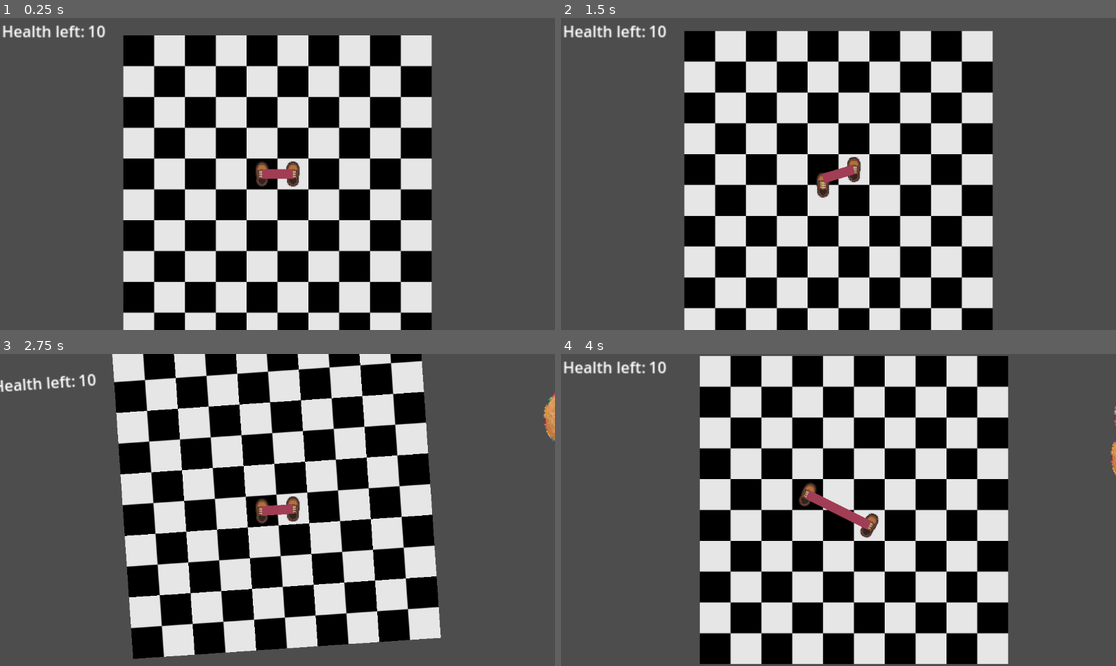
Above: before the commit, frames 1-4 (two rows, left to right).
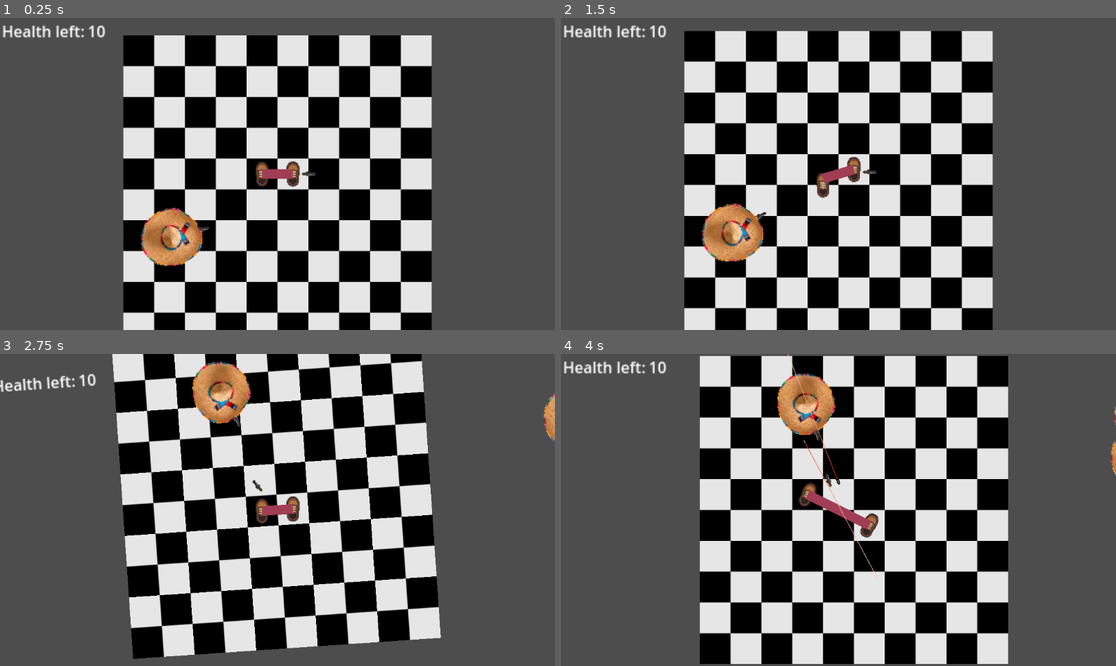
Above: after the commit, the same moments.

Repository: Meatplanter/Kelp_44
Game: Godot game, scene res://game.tscn
Two runs of this game, one before a commit and one after it. Both use one fixed random seed, a clock stepped at 60 frames per second and the inputs below.
Inputs:
- Up to frame 1 (0.25 s): no input
- Up to frame 2 (1.5 s): hold D (LS_move_right) 0.53-1.28 s; hold M (ChangeMode) 0.53-1.28 s; hold X (LS_move_down) from 1.28 s (still down); tap M (ChangeMode) at 1.35 s
- Up to frame 3 (2.75 s): release X (LS_move_down) at 2.03 s; hold D (LS_move_right) from 2.03 s (still down); hold M (ChangeMode) from 2.03 s (still down)
- Up to frame 4 (4 s): release D (LS_move_right) at 2.78 s; release M (ChangeMode) at 2.78 s; hold Q (LS_move_leftup) 2.78-3.53 s; tap M (ChangeMode) at 2.85 s; hold A (LS_move_left) from 3.53 s (still down); hold M (ChangeMode) from 3.53 s (still down)

The runs differ from the first frame. In frame 1, 1.7% of the frame differs, in the area x 25-57%, y 49-80%; in frame 2, 1.7%; in frame 3, 1.7%; in frame 4, 1.8%, in the area x 38-58%, y 0-73%.

Commit message:
Kopia zapasowa przed grzebaniem w celowaniu

Diff:
--- a/CharBody.gd
+++ b/CharBody.gd
@@ -32,9 +32,10 @@
 	var directional = get_point_position(1)-get_point_position(0)
 	var normal = Vector2(-directional.y,directional.x).normalized()
 	focus = midpoint + normal * -512
+	Global.focus = focus
 	bodylength = get_point_position(0).distance_to(get_point_position(1))
 	cameraCounter = int(midpoint.angle_to_point(focus) * 180 / PI) #przekształcanie radianów na stopnie licząc od osi X
-
+	Global.orientation = midpoint.angle_to_point(focus)
 	collision_shape.shape.a = %LeftShoe.global_position
 	collision_shape.shape.b = %RightShoe.global_position
 
--- a/CharBody.tscn
+++ b/CharBody.tscn
@@ -75,6 +75,7 @@
 
 [node name="LabelBulletsDodged" type="Label" parent="CharBody/Marker2D/GameOver/ColorRect"]
 visible = false
+layout_mode = 0
 offset_left = 364.0
 offset_top = 434.0
 offset_right = 736.0
--- a/game.tscn
+++ b/game.tscn
@@ -1,7 +1,8 @@
-[gd_scene load_steps=7 format=4 uid="uid://i7ssqk3udw6h"]
+[gd_scene load_steps=8 format=4 uid="uid://i7ssqk3udw6h"]
 
 [ext_resource type="Texture2D" uid="uid://3sssh4smi3wv" path="res://Assets/Resized.png" id="1_e2o6t"]
 [ext_resource type="Script" uid="uid://cxp434ialc278" path="res://game.gd" id="1_fc0e3"]
+[ext_resource type="PackedScene" uid="uid://bqhvigu27dsbf" path="res://enemy.tscn" id="4_fc0e3"]
 [ext_resource type="PackedScene" uid="uid://vpi5u34tocl" path="res://CharBody.tscn" id="5_7jktm"]
 
 [sub_resource type="TileSetAtlasSource" id="TileSetAtlasSource_fc0e3"]
@@ -45,5 +46,8 @@
 wait_time = 2.0
 autostart = true
 
+[node name="Enemy2" parent="." instance=ExtResource("4_fc0e3")]
+position = Vector2(-94, 65)
+
 [connection signal="timeout" from="BulletSpawnTime" to="." method="_on_bullet_spawn_time_timeout"]
 [connection signal="timeout" from="SlomoBulletSpawnTime" to="." method="_on_slomo_bullet_spawn_time_timeout"]
--- a/global.gd
+++ b/global.gd
@@ -1,33 +1,41 @@
 extends Node
+
+#game
+var normalTime = 1.0
+var bulletTime = 0.05
 
 var CharBodyNode = null
 var RightShoeNode = null
 var LeftShoeNode = null
-
-#game
 var gameMode = 0 # 0 = spawn bullets 1 = spawn enemies
 var bulletsDodged = 0
 var enemiesKilled = 0
 var gameSpeed = 1.0
-var normalTime = 1.0
-var bulletTime = 0.05
+
 
 #player
+var playerHealth = 10
+
 var midpoint = Vector2(0,16)
-var playerHealth = 10
+var focus = Vector2(0,0)
+var orientation = 0.0 #angle midpointo to focus
+
 
 #movement
 var moveTime = 0.4
 var moveDistance = 32
+
 var leftMoving = false
 var rightMoving = false
 var canMove = true
+
 
 #gun & bullets
 var aimingSpeed = 1
 var bulletSpeed = 200
 var bulletRange = 1000
 
+
 #enemy
-var enemyHealth = 2
+var enemyHealth = 10
 var enemyRange = 300
--- a/gun.gd
+++ b/gun.gd
@@ -4,9 +4,30 @@
 var aimingSpeed = Global.aimingSpeed
 var enemyRange = Global.enemyRange
 
+var targetEnemy
+var clamped_angle
+
 func shortest_angle(from: float, to: float) -> float:
 	var delta = fmod(to - from + PI, TAU) - PI
 	return from + delta
+
+# Utility function to check if an angle is between two others (with wraparound support)
+func is_angle_between(angle: float, start: float, end: float) -> bool:
+	angle = wrapf(angle, -PI, PI)
+	start = wrapf(start, -PI, PI)
+	end = wrapf(end, -PI, PI)
+
+	if start <= end:
+		return start <= angle and angle <= end
+	else:
+		# Wrapping around the ±PI boundary
+		return angle >= start or angle <= end
+
+func closest_clamped_angle(angle: float, min_angle: float, max_angle: float) -> float:
+	var angle_dist_to_min = abs(shortest_angle(angle, min_angle))
+	var angle_dist_to_max = abs(shortest_angle(angle, max_angle))
+	return min_angle if angle_dist_to_min < angle_dist_to_max else max_angle
+
 
 func _physics_process(delta: float) -> void:
 	if get_parent().has_meta("Enemy"): #enemy has gun, points it at player
@@ -24,12 +45,23 @@
 		var enemiesInRange = get_overlapping_bodies()
 		if enemiesInRange.size() > 0: #enemy in range
 			show()
-			var targetEnemy = enemiesInRange.front()
-			var target_angle = Global.midpoint.angle_to_point(targetEnemy.global_position)
+			targetEnemy = enemiesInRange.front()
+			var target_angle = wrapf(Global.midpoint.angle_to_point(targetEnemy.global_position), -PI, PI)
+			var half_fov = PI / 2  # 90 degrees field of view from orientation
+			var orientation = wrapf(Global.orientation, -PI, PI)
+
+			var min_angle = wrapf(orientation - half_fov, -PI, PI)
+			var max_angle = wrapf(orientation + half_fov, -PI, PI)
+
+			if is_angle_between(target_angle, min_angle, max_angle):
+				clamped_angle = target_angle
+				print("in sight")
+			else:
+				clamped_angle = closest_clamped_angle(target_angle, min_angle, max_angle)
+				print("can't see")
+
+			var shortest = shortest_angle(rotation, clamped_angle)
 			tween = create_tween()
-			var from_angle = rotation
-			var to_angle = Global.midpoint.angle_to_point(targetEnemy.global_position)
-			var shortest = shortest_angle(from_angle, to_angle)
 			tween.tween_property(self, "rotation", shortest, aimingSpeed).set_ease(Tween.EASE_IN_OUT)
 		else: #enemy outside of range
 			hide()
